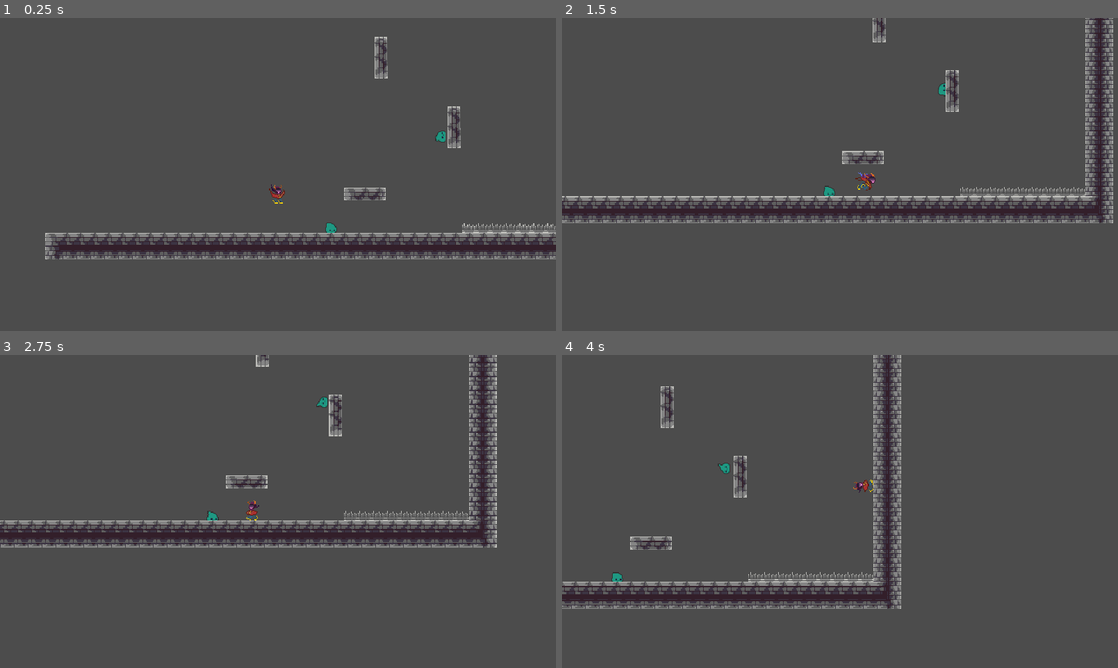
Above: before the commit, frames 1-4 (two rows, left to right).
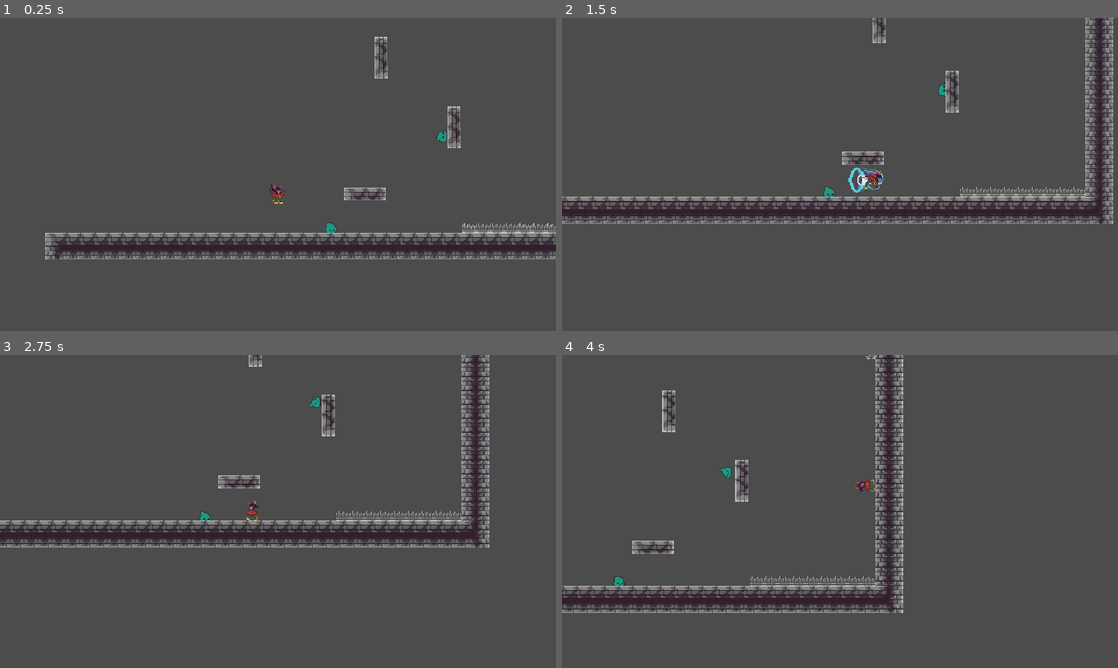
Above: after the commit, the same moments.

Repository: Quanarie/GoUp
Game: Godot game, scene res://World.tscn
Same seed, same stepped clock (60 frames per second), same inputs: the game is played once before the commit and once after it.
Inputs:
- Up to frame 1 (0.25 s): no input
- Up to frame 2 (1.5 s): hold Right (ui_right) from 0.53 s (still down); tap F (attack) at 0.6 s; tap Up (ui_up) at 0.77, 1.07 s; tap Space (dash) at 0.8, 1.35 s
- Up to frame 3 (2.75 s): tap Up (ui_up) at 1.52, 1.55, 1.82 s; release Right (ui_right) at 2.03 s; hold Left (ui_left) from 2.03 s (still down); hold Up (ui_up) from 2.03 s (still down); tap F (attack) at 2.3 s
- Up to frame 4 (4 s): release Left (ui_left) at 2.78 s; release Up (ui_up) at 2.78 s; hold Right (ui_right) from 2.78 s (still down); tap Shift (activate_boots) at 2.85 s; tap Up (ui_up) at 3.02, 3.32 s; tap Space (dash) at 3.05 s; hold Up (ui_up) from 3.53 s (still down); tap F (attack) at 3.6 s

The runs differ from the first frame. In frame 1, less than 0.1% of the frame differs, in the area x 78-81%, y 36-40%; in frame 2, 3.7%; in frame 3, 6.8%; in frame 4, 7.5%, in the area x 0-62%, y 0-83%.

Commit message:
Old dash animation save

Diff:
--- a/Enemy/MovingEnemy.gd
+++ b/Enemy/MovingEnemy.gd
@@ -26,5 +26,3 @@
 
 func death():
 	animator.play("Death")
-	yield(get_tree().create_timer(animator.get_animation("Death").length), "timeout")
-	queue_free()
--- a/Enemy/Slime.tscn
+++ b/Enemy/Slime.tscn
@@ -45,6 +45,20 @@
 "transitions": PoolRealArray( 1, 1, 1, 1, 1 ),
 "update": 1,
 "values": [ 30, 32, 33, 34, 35 ]
+}
+tracks/1/type = "method"
+tracks/1/path = NodePath(".")
+tracks/1/interp = 1
+tracks/1/loop_wrap = true
+tracks/1/imported = false
+tracks/1/enabled = true
+tracks/1/keys = {
+"times": PoolRealArray( 0.5 ),
+"transitions": PoolRealArray( 1 ),
+"values": [ {
+"args": [  ],
+"method": "queue_free"
+} ]
 }
 
 [sub_resource type="Animation" id=5]
@@ -111,7 +125,7 @@
 script = ExtResource( 1 )
 
 [node name="Sprite" type="Sprite" parent="."]
-position = Vector2( 0, -2 )
+position = Vector2( 0, -1 )
 texture = ExtResource( 2 )
 flip_h = true
 hframes = 15
--- /dev/null
+++ b/Player/DashBackTrail.tscn
@@ -0,0 +1,101 @@
+[gd_scene load_steps=5 format=2]
+
+[ext_resource path="res://Art/Player.png" type="Texture" id=1]
+
+[sub_resource type="Animation" id=23]
+resource_name = "DashToTheLeft"
+length = 0.8
+tracks/0/type = "value"
+tracks/0/path = NodePath("Sprite:frame")
+tracks/0/interp = 1
+tracks/0/loop_wrap = true
+tracks/0/imported = false
+tracks/0/enabled = true
+tracks/0/keys = {
+"times": PoolRealArray( 0, 0.1, 0.2, 0.3, 0.4, 0.5, 0.6, 0.7 ),
+"transitions": PoolRealArray( 1, 1, 1, 1, 1, 1, 1, 1 ),
+"update": 1,
+"values": [ 147, 148, 149, 150, 151, 152, 153, 154 ]
+}
+tracks/1/type = "value"
+tracks/1/path = NodePath("Sprite:position")
+tracks/1/interp = 1
+tracks/1/loop_wrap = true
+tracks/1/imported = false
+tracks/1/enabled = true
+tracks/1/keys = {
+"times": PoolRealArray( 0, 0.1, 0.2, 0.3, 0.4, 0.5 ),
+"transitions": PoolRealArray( 1, 1, 1, 1, 1, 1 ),
+"update": 1,
+"values": [ Vector2( 10, 0 ), Vector2( 20, 0 ), Vector2( 30, 0 ), Vector2( 40, 0 ), Vector2( 50, 0 ), Vector2( 60, 0 ) ]
+}
+
+[sub_resource type="Animation" id=25]
+resource_name = "DashToTheRight"
+length = 0.8
+tracks/0/type = "value"
+tracks/0/path = NodePath("Sprite:frame")
+tracks/0/interp = 1
+tracks/0/loop_wrap = true
+tracks/0/imported = false
+tracks/0/enabled = true
+tracks/0/keys = {
+"times": PoolRealArray( 0, 0.1, 0.2, 0.3, 0.4, 0.5, 0.6, 0.7 ),
+"transitions": PoolRealArray( 1, 1, 1, 1, 1, 1, 1, 1 ),
+"update": 1,
+"values": [ 147, 148, 149, 150, 151, 152, 153, 154 ]
+}
+tracks/1/type = "value"
+tracks/1/path = NodePath("Sprite:position")
+tracks/1/interp = 1
+tracks/1/loop_wrap = true
+tracks/1/imported = false
+tracks/1/enabled = true
+tracks/1/keys = {
+"times": PoolRealArray( 0, 0.1, 0.2, 0.3, 0.4, 0.5 ),
+"transitions": PoolRealArray( 1, 1, 1, 1, 1, 1 ),
+"update": 1,
+"values": [ Vector2( -10, 0 ), Vector2( -20, 0 ), Vector2( -30, 0 ), Vector2( -40, 0 ), Vector2( -50, 0 ), Vector2( -60, 0 ) ]
+}
+
+[sub_resource type="Animation" id=24]
+length = 0.001
+tracks/0/type = "value"
+tracks/0/path = NodePath("Sprite:frame")
+tracks/0/interp = 1
+tracks/0/loop_wrap = true
+tracks/0/imported = false
+tracks/0/enabled = true
+tracks/0/keys = {
+"times": PoolRealArray( 0 ),
+"transitions": PoolRealArray( 1 ),
+"update": 0,
+"values": [ 146 ]
+}
+tracks/1/type = "value"
+tracks/1/path = NodePath("Sprite:position")
+tracks/1/interp = 1
+tracks/1/loop_wrap = true
+tracks/1/imported = false
+tracks/1/enabled = true
+tracks/1/keys = {
+"times": PoolRealArray( 0 ),
+"transitions": PoolRealArray( 1 ),
+"update": 0,
+"values": [ Vector2( 0, 0 ) ]
+}
+
+[node name="DashBackTrail" type="Node2D"]
+
+[node name="Sprite" type="Sprite" parent="."]
+texture = ExtResource( 1 )
+flip_h = true
+hframes = 21
+vframes = 12
+frame = 146
+
+[node name="AnimationPlayer" type="AnimationPlayer" parent="."]
+autoplay = "RESET"
+anims/DashToTheLeft = SubResource( 23 )
+anims/DashToTheRight = SubResource( 25 )
+anims/RESET = SubResource( 24 )
--- a/Player/Player.gd
+++ b/Player/Player.gd
@@ -19,6 +19,7 @@
 var dash_direction = Vector2.ZERO
 var can_dash = false
 var dashing = false
+var is_dash_animation_ended = true
 
 var attacking = false
 
@@ -59,6 +60,7 @@
 
 	if Input.is_action_just_pressed("dash") and can_dash and !is_on_floor():
 		if dash_direction != Vector2.ZERO:
+			is_dash_animation_ended = false
 			animationTree.set("parameters/State/current", 3)
 			velocity = dash_direction.normalized() * dash_force
 			can_dash = false
@@ -71,19 +73,20 @@
 		velocity = move_and_slide(velocity)
 
 func movement(delta):
-	if is_on_floor() and !attacking:
-		animationTree.set("parameters/State/current", 0)
-	elif !attacking:
-		animationTree.set("parameters/State/current", 1)
+	if is_dash_animation_ended:
+		if is_on_floor() and !attacking:
+			animationTree.set("parameters/State/current", 0)
+		elif !attacking:
+			animationTree.set("parameters/State/current", 1)
 
-	if (Input.is_action_pressed("ui_up") or Input.is_action_pressed("ui_down") or
-		Input.is_action_pressed("ui_left") or Input.is_action_pressed("ui_right")):
-			animationTree.set("parameters/Movement/current", 1)
-	else:
-		animationTree.set("parameters/Movement/current", 0)
+		if (boots_active and (Input.is_action_pressed("ui_up") or Input.is_action_pressed("ui_down")) or
+			!boots_active and (Input.is_action_pressed("ui_left") or Input.is_action_pressed("ui_right"))):
+				animationTree.set("parameters/Movement/current", 1)
+		else:
+			animationTree.set("parameters/Movement/current", 0)
 
-	if Input.is_action_just_pressed("jump"):
-		animationTree.set("parameters/InAir/current", 0)
+		if Input.is_action_just_pressed("jump"):
+			animationTree.set("parameters/InAir/current", 0)
 
 	if boots_active:
 		active_boots_movement(delta)
@@ -171,3 +174,6 @@
 
 func _on_air_animation_ended():
 	animationTree.set("parameters/InAir/current", 1)
+
+func _on_dash_animation_ended():
+	is_dash_animation_ended = true
--- a/Player/Player.tscn
+++ b/Player/Player.tscn
@@ -1,9 +1,10 @@
-[gd_scene load_steps=26 format=2]
-
-[ext_resource path="res://Art/Player.png" type="Texture" id=1]
+[gd_scene load_steps=27 format=2]
+
+[ext_resource path="res://Art/Sprite-0009-Sheet (5).png" type="Texture" id=1]
 [ext_resource path="res://Player/Player.gd" type="Script" id=2]
 [ext_resource path="res://Other/Hurtbox.tscn" type="PackedScene" id=3]
 [ext_resource path="res://Other/Hitbox.tscn" type="PackedScene" id=4]
+[ext_resource path="res://Player/DashBackTrail.tscn" type="PackedScene" id=5]
 
 [sub_resource type="RectangleShape2D" id=1]
 extents = Vector2( 7, 9.75 )
@@ -19,18 +20,18 @@
 [sub_resource type="Animation" id=12]
 resource_name = "AttackLeg"
 length = 0.16
-step = 0.08
-tracks/0/type = "value"
-tracks/0/path = NodePath("Sprite:frame")
-tracks/0/interp = 1
-tracks/0/loop_wrap = true
-tracks/0/imported = false
-tracks/0/enabled = true
-tracks/0/keys = {
-"times": PoolRealArray( 0, 0.08 ),
-"transitions": PoolRealArray( 1, 1 ),
-"update": 1,
-"values": [ 127, 128 ]
+step = 0.04
+tracks/0/type = "value"
+tracks/0/path = NodePath("Sprite:frame")
+tracks/0/interp = 1
+tracks/0/loop_wrap = true
+tracks/0/imported = false
+tracks/0/enabled = true
+tracks/0/keys = {
+"times": PoolRealArray( 0, 0.04, 0.12 ),
+"transitions": PoolRealArray( 1, 1, 1 ),
+"update": 1,
+"values": [ 126, 127, 128 ]
 }
 tracks/1/type = "value"
 tracks/1/path = NodePath("Hitbox/CollisionShape2D:disabled")
@@ -61,19 +62,19 @@
 
 [sub_resource type="Animation" id=10]
 resource_name = "Dash"
-length = 0.3
-loop = true
-tracks/0/type = "value"
-tracks/0/path = NodePath("Sprite:frame")
-tracks/0/interp = 1
-tracks/0/loop_wrap = true
-tracks/0/imported = false
-tracks/0/enabled = true
-tracks/0/keys = {
-"times": PoolRealArray( 0, 0.1, 0.2, 0.6 ),
-"transitions": PoolRealArray( 1, 1, 1, 1 ),
-"update": 1,
-"values": [ 84, 85, 86, 118 ]
+length = 0.45
+step = 0.05
+tracks/0/type = "value"
+tracks/0/path = NodePath("Sprite:frame")
+tracks/0/interp = 1
+tracks/0/loop_wrap = true
+tracks/0/imported = false
+tracks/0/enabled = true
+tracks/0/keys = {
+"times": PoolRealArray( 0, 0.1, 0.2, 0.3, 0.4 ),
+"transitions": PoolRealArray( 1, 1, 1, 1, 1 ),
+"update": 1,
+"values": [ 84, 85, 86, 87, 88 ]
 }
 tracks/1/type = "method"
 tracks/1/path = NodePath(".")
@@ -87,6 +88,20 @@
 "values": [ {
 "args": [  ],
 "method": "_on_air_animation_ended"
+} ]
+}
+tracks/2/type = "method"
+tracks/2/path = NodePath(".")
+tracks/2/interp = 1
+tracks/2/loop_wrap = true
+tracks/2/imported = false
+tracks/2/enabled = true
+tracks/2/keys = {
+"times": PoolRealArray( 0.45 ),
+"transitions": PoolRealArray( 1 ),
+"values": [ {
+"args": [  ],
+"method": "_on_dash_animation_ended"
 } ]
 }
 
@@ -279,24 +294,27 @@
 nodes/State/node = SubResource( 19 )
 nodes/State/position = Vector2( 700, 180 )
 nodes/output/position = Vector2( 880, 180 )
-node_connections = [ "output", 0, "State", "State", 0, "Movement", "State", 1, "InAir", "State", 2, "Animation 5", "State", 3, "Animation 6", "InAir", 0, "Animation 4", "InAir", 1, "Animation 3", "Movement", 0, "Animation", "Movement", 1, "Animation 2" ]
+node_connections = [ "output", 0, "State", "InAir", 0, "Animation 4", "InAir", 1, "Animation 3", "Movement", 0, "Animation", "Movement", 1, "Animation 2", "State", 0, "Movement", "State", 1, "InAir", "State", 2, "Animation 5", "State", 3, "Animation 6" ]
 
 [node name="Player" type="KinematicBody2D"]
 script = ExtResource( 2 )
 slowdown_coefficient_air = 0.2
+dash_duration = 0.3
 
 [node name="Sprite" type="Sprite" parent="."]
 texture = ExtResource( 1 )
 flip_h = true
 hframes = 21
-vframes = 12
+vframes = 13
 frame = 1
 
 [node name="CollisionShape2D" type="CollisionShape2D" parent="."]
+visible = false
 position = Vector2( 0, 0.25 )
 shape = SubResource( 1 )
 
 [node name="Hitbox" parent="." instance=ExtResource( 4 )]
+visible = false
 collision_layer = 0
 collision_mask = 16
 recharge_time = 0
@@ -333,6 +351,8 @@
 parameters/Movement/current = 0
 parameters/State/current = 1
 
+[node name="DashBackTrail" parent="." instance=ExtResource( 5 )]
+
 [connection signal="area_entered" from="Hurtbox" to="." method="_on_Hurtbox_area_entered"]
 
 [editable path="Hitbox"]
--- a/World.tscn
+++ b/World.tscn
@@ -205,7 +205,6 @@
 position = Vector2( 92, 163 )
 acceleration = 800
 max_speed = 150
-slowdown_coefficient_air = 0.2
 
 [node name="RemoteTransform2D" type="RemoteTransform2D" parent="Player"]
 remote_path = NodePath("../../Camera2D")
@@ -309,7 +308,7 @@
 is_turned = true
 
 [node name="Slime2" parent="Environement" instance=ExtResource( 6 )]
-position = Vector2( 153, 234 )
+position = Vector2( 153, 233 )
 move_offset = Vector2( 0, 0 )
 
 [node name="Stats" parent="Environement/Slime2" index="6"]
--- a/project.godot
+++ b/project.godot
@@ -25,6 +25,10 @@
 window/size/test_width=1280
 window/size/test_height=720
 window/stretch/mode="2d"
+
+[global]
+
+Scene=false
 
 [importer_defaults]
 
Binary file added: Art/Sprite-0009-Sheet (1).png
Not shown, added: Art/Sprite-0009-Sheet (1).png.import
Binary file added: Art/Sprite-0009-Sheet (2).png
Not shown, added: Art/Sprite-0009-Sheet (2).png.import
Binary file added: Art/Sprite-0009-Sheet (5).png
Not shown, added: Art/Sprite-0009-Sheet (5).png.import
Binary file removed: Art/herochar_idle_anim.gif
Not shown, changed: Art/.DS_Store
